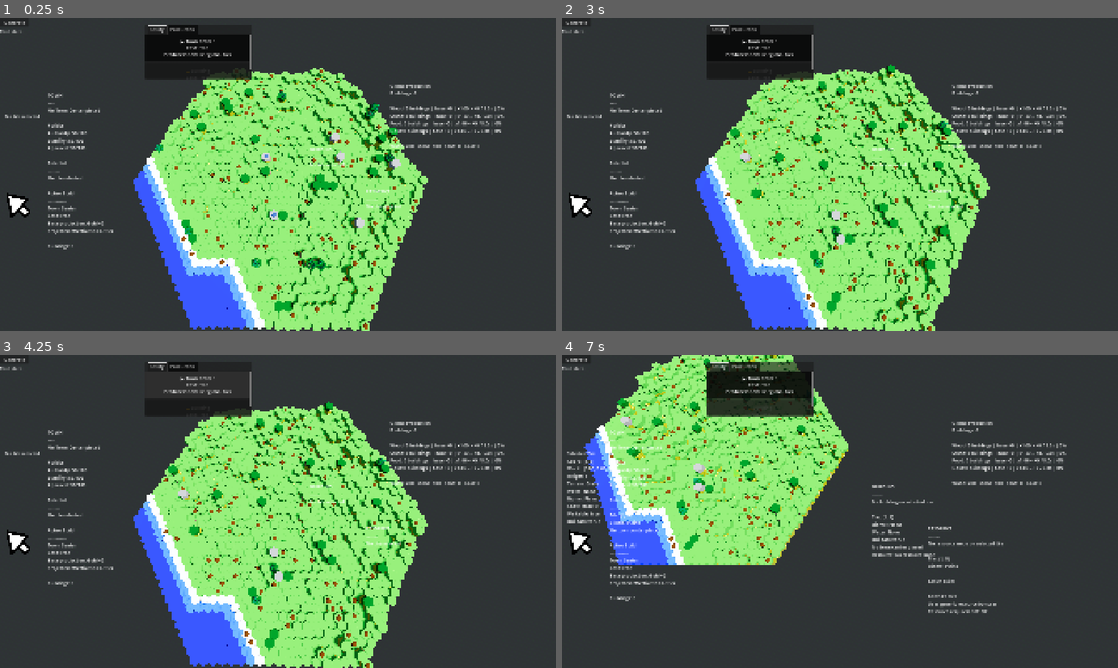
Above: before the commit, frames 1-4 (two rows, left to right).
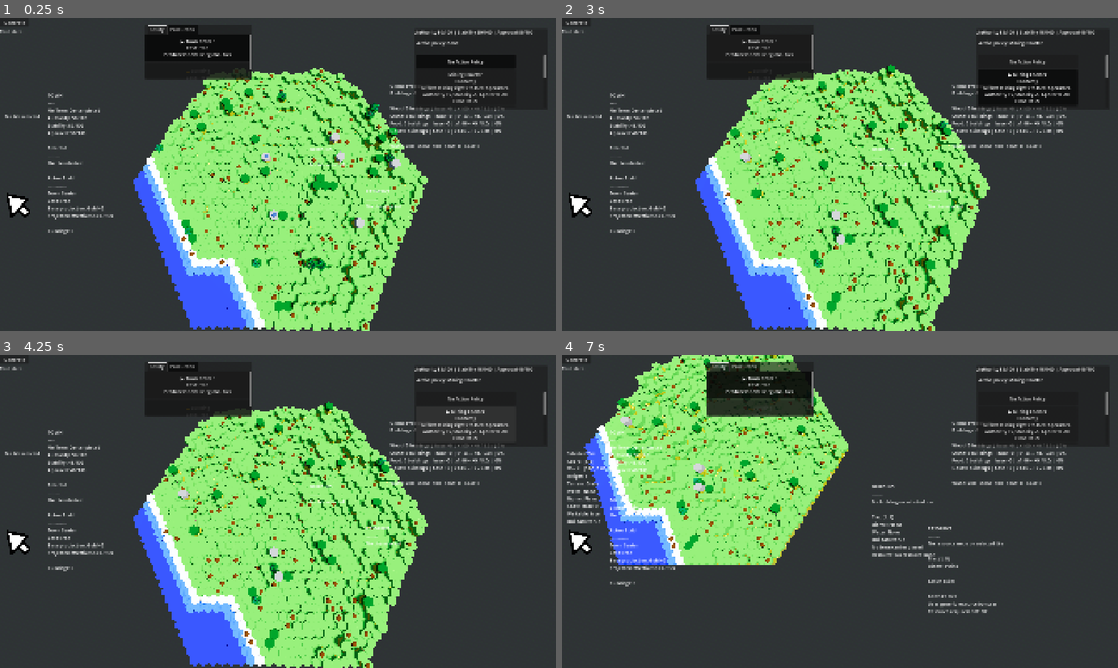
Above: after the commit, the same moments.

Repository: forzinkahd/HexaKingdomGameRepo
Game: Godot game, scene res://Scenes/GameScene.tscn
Two runs of this game, one before a commit and one after it. Both use one fixed random seed, a clock stepped at 60 frames per second and the inputs below.
Inputs (mouse positions are in pixels of both pictures, inside the frame that each line leads up to):
- Up to frame 1 (0.25 s): no input
- Up to frame 2 (3 s): click "▶ Town Center Cost: Free Prod…" at 0.5 s; click "Generate" at 1.25 s; click (1029, 61) at 2 s, where only the run after the commit has a clickable "No Active Policy"; click "▶ Town Center Cost: Free Prod…" (after the commit: "Mining Charter Economy Grants…") at 2.75 s
- Up to frame 3 (4.25 s): click "▶ Town Center Cost: Free Prod…" (after the commit: "▶ Mining Charter Economy Gran…") at 3.5 s
- Up to frame 4 (7 s): click "▶ Town Center Cost: Free Prod…" (after the commit: "Expansion Subsidy Expansion S…") at 4.25 s; click "▶ Town Center Cost: Free Prod…" (after the commit: "Local Stewardship Environment…") at 5 s; move the mouse to (762, 389) at 5.77 s; hold D (MoveRight) 5.78-6.53 s; tap 2 (Build) at 5.85, 6.6 s; click (762, 389) at 5.92 s; move the mouse to (728, 527) at 6.52 s; hold S (MoveBackwards) from 6.53 s (still down); click (728, 527) at 6.67 s

The runs differ from the first frame. In frame 1, 2.6% of the frame differs, in the area x 8-99%, y 3-74%; in frame 2, 3.4%; in frame 3, 1.8%; in frame 4, 2.0%.

Commit message:
Simple Policy System

Diff:
--- /dev/null
+++ b/Resources/Policies/ExpansionSubsidy.tres
@@ -0,0 +1,15 @@
+[gd_resource type="Resource" script_class="PolicyDefinitionV2" format=3 uid="uid://bah2e6oqviht"]
+
+[ext_resource type="Script" uid="uid://cuucgi0bcoyyp" path="res://scripts/Gameplay/PlacementV2/policy_definition_v2.gd" id="1_mnepr"]
+
+[resource]
+script = ExtResource("1_mnepr")
+id = &"expansion_subsidy"
+display_name = "Expansion Subsidy"
+description = "Supports production outside the town core."
+category = 2
+authority_delta = -5
+stability_delta = -10
+approval_delta = 5
+minimum_efficiency_bonus = 0.1499999999999999
+minimum_efficiency_radius_delta = 3
--- /dev/null
+++ b/Resources/Policies/LocalStewardship.tres
@@ -0,0 +1,15 @@
+[gd_resource type="Resource" script_class="PolicyDefinitionV2" format=3 uid="uid://b6dp7a42yv43j"]
+
+[ext_resource type="Script" uid="uid://cuucgi0bcoyyp" path="res://scripts/Gameplay/PlacementV2/policy_definition_v2.gd" id="1_lxkvq"]
+
+[resource]
+script = ExtResource("1_lxkvq")
+id = &"local_stewardship"
+display_name = "Local Stewardship"
+description = "Protects forests and local communities.
+"
+category = 3
+stability_delta = 10
+approval_delta = 15
+wood_multiplier = 0.85
+food_multiplier = 1.1
--- /dev/null
+++ b/Resources/Policies/MiningCharter.tres
@@ -0,0 +1,14 @@
+[gd_resource type="Resource" script_class="PolicyDefinitionV2" format=3 uid="uid://8skibpoo0m7f"]
+
+[ext_resource type="Script" uid="uid://cuucgi0bcoyyp" path="res://scripts/Gameplay/PlacementV2/policy_definition_v2.gd" id="1_dua84"]
+
+[resource]
+script = ExtResource("1_dua84")
+id = &"mining_charter"
+display_name = "Mining Charter"
+description = "Grants mining rights to local operators."
+category = 0
+authority_delta = 5
+stability_delta = -5
+approval_delta = -10
+stone_multiplier = 1.25
--- a/Scenes/GameScene.tscn
+++ b/Scenes/GameScene.tscn
@@ -60,7 +60,13 @@
 [ext_resource type="Resource" uid="uid://chilfissi0w11" path="res://Resources/ResourceNodes/fertilesoil_resnode.tres" id="49_btbwo"]
 [ext_resource type="Script" uid="uid://ba3wqdlbprgud" path="res://scripts/Gameplay/PlacementV2/ui_panel_toggle_controller_v2.gd" id="50_btbwo"]
 [ext_resource type="Script" uid="uid://bdykihuri7nl4" path="res://scripts/Gameplay/PlacementV2/ui_panel_toggle_input_bootstrap_v2.gd" id="51_8kd31"]
+[ext_resource type="Script" uid="uid://cx312a1be5u7l" path="res://scripts/Gameplay/PlacementV2/town_politics_manager_v2.gd" id="52_wcenn"]
+[ext_resource type="Script" uid="uid://cuucgi0bcoyyp" path="res://scripts/Gameplay/PlacementV2/policy_definition_v2.gd" id="53_uvgqy"]
+[ext_resource type="Resource" uid="uid://8skibpoo0m7f" path="res://Resources/Policies/MiningCharter.tres" id="54_5jhr0"]
 [ext_resource type="Script" uid="uid://dsbwoexlih7pp" path="res://scripts/Gameplay/PlacementV2/selected_resource_node_info_panel_v2.gd" id="55_8kd31"]
+[ext_resource type="Resource" uid="uid://bah2e6oqviht" path="res://Resources/Policies/ExpansionSubsidy.tres" id="55_aq8tt"]
+[ext_resource type="Resource" uid="uid://b6dp7a42yv43j" path="res://Resources/Policies/LocalStewardship.tres" id="56_me2ev"]
+[ext_resource type="Script" uid="uid://eypynnntxf1m" path="res://scripts/Gameplay/PlacementV2/policy_menu_v2.gd" id="57_p5hnb"]
 
 [sub_resource type="CameraAttributesPractical" id="CameraAttributesPractical_1lvu4"]
 dof_blur_far_enabled = true
@@ -283,6 +289,12 @@
 [node name="UIPanelToggleInputBootstrapV2" type="Node" parent="Builder/GameplayV2" unique_id=461899610]
 script = ExtResource("51_8kd31")
 
+[node name="TownPoliticsManagerV2" type="Node" parent="Builder/GameplayV2" unique_id=894888230 node_paths=PackedStringArray("town_center_manager", "production")]
+script = ExtResource("52_wcenn")
+town_center_manager = NodePath("../TownCenterManagerV2")
+production = NodePath("../WorldProductionV2")
+available_policies = Array[ExtResource("53_uvgqy")]([ExtResource("54_5jhr0"), ExtResource("55_aq8tt"), ExtResource("56_me2ev")])
+
 [node name="UI" type="CanvasLayer" parent="." unique_id=980856356]
 
 [node name="UI" type="Control" parent="UI" unique_id=1213390962]
@@ -348,6 +360,40 @@
 picker = NodePath("../../../Builder/WorldInteraction/WorldTilePicker")
 resource_map = NodePath("../../../Builder/GameplayV2/WorldResourceMapV2")
 placement = NodePath("../../../Builder/GameplayV2/BuildingPlacementV2")
+
+[node name="PolicyPanel" type="Panel" parent="UI/UI" unique_id=1517032758 node_paths=PackedStringArray("politics", "button_container", "status_label", "active_policy_label")]
+layout_mode = 0
+offset_left = 1433.0
+offset_top = 37.0
+offset_right = 1890.0
+offset_bottom = 315.0
+script = ExtResource("57_p5hnb")
+politics = NodePath("../../../Builder/GameplayV2/TownPoliticsManagerV2")
+button_container = NodePath("PolicyScroll/PolicyButtons")
+status_label = NodePath("StatusLabel")
+active_policy_label = NodePath("ActivePolicyLabel")
+
+[node name="StatusLabel" type="Label" parent="UI/UI/PolicyPanel" unique_id=455281784]
+layout_mode = 0
+offset_right = 224.0
+offset_bottom = 29.0
+
+[node name="ActivePolicyLabel" type="Label" parent="UI/UI/PolicyPanel" unique_id=1300192521]
+layout_mode = 0
+offset_left = 6.0
+offset_top = 37.0
+offset_right = 356.0
+offset_bottom = 75.0
+
+[node name="PolicyScroll" type="ScrollContainer" parent="UI/UI/PolicyPanel" unique_id=1156543234]
+layout_mode = 0
+offset_left = 2.0
+offset_top = 90.0
+offset_right = 452.0
+offset_bottom = 275.0
+
+[node name="PolicyButtons" type="VBoxContainer" parent="UI/UI/PolicyPanel/PolicyScroll" unique_id=1911693828]
+layout_mode = 2
 
 [node name="Control" type="Control" parent="." unique_id=1520664124]
 layout_mode = 3
--- /dev/null
+++ b/scripts/Gameplay/PlacementV2/policy_definition_v2.gd
@@ -0,0 +1,101 @@
+class_name PolicyDefinitionV2
+extends Resource
+
+enum PolicyCategory {
+	ECONOMY,
+	LABOR,
+	EXPANSION,
+	ENVIRONMENT,
+	POLITICS
+}
+
+@export var id: StringName = &"policy"
+@export var display_name: String = "Policy"
+@export_multiline var description: String = ""
+@export var category: PolicyCategory = PolicyCategory.POLITICS
+
+@export_group("Status Effects")
+@export_range(-100, 100) var authority_delta: int = 0
+@export_range(-100, 100) var stability_delta: int = 0
+@export_range(-100, 100) var approval_delta: int = 0
+
+@export_group("Production Multipliers")
+@export_range(0.0, 5.0) var wood_multiplier: float = 1.0
+@export_range(0.0, 5.0) var stone_multiplier: float = 1.0
+@export_range(0.0, 5.0) var food_multiplier: float = 1.0
+@export_range(0.0, 5.0) var gold_multiplier: float = 1.0
+
+@export_group("Town Influence")
+@export_range(-1.0, 1.0) var minimum_efficiency_bonus: float = 0.0
+@export_range(-16, 16) var full_efficiency_radius_delta: int = 0
+@export_range(-16, 16) var minimum_efficiency_radius_delta: int = 0
+
+
+func status_summary() -> String:
+	var parts: Array[String] = []
+
+	if authority_delta != 0:
+		parts.append("Authority %+d" % [authority_delta])
+	if stability_delta != 0:
+		parts.append("Stability %+d" % [stability_delta])
+	if approval_delta != 0:
+		parts.append("Approval %+d" % [approval_delta])
+
+	if parts.is_empty():
+		return "No status change"
+
+	return ", ".join(parts)
+
+
+func production_summary() -> String:
+	var parts: Array[String] = []
+
+	if not is_equal_approx(wood_multiplier, 1.0):
+		parts.append("Wood x%.2f" % [wood_multiplier])
+	if not is_equal_approx(stone_multiplier, 1.0):
+		parts.append("Stone x%.2f" % [stone_multiplier])
+	if not is_equal_approx(food_multiplier, 1.0):
+		parts.append("Food x%.2f" % [food_multiplier])
+	if not is_equal_approx(gold_multiplier, 1.0):
+		parts.append("Gold x%.2f" % [gold_multiplier])
+
+	if parts.is_empty():
+		return "No production change"
+
+	return ", ".join(parts)
+
+
+func influence_summary() -> String:
+	var parts: Array[String] = []
+
+	if not is_equal_approx(minimum_efficiency_bonus, 0.0):
+		parts.append("Minimum efficiency %+d%%" % [int(round(minimum_efficiency_bonus * 100.0))])
+	if full_efficiency_radius_delta != 0:
+		parts.append("Full radius %+d" % [full_efficiency_radius_delta])
+	if minimum_efficiency_radius_delta != 0:
+		parts.append("Falloff radius %+d" % [minimum_efficiency_radius_delta])
+
+	if parts.is_empty():
+		return "No influence change"
+
+	return ", ".join(parts)
+
+
+func full_summary() -> String:
+	return "%s\n%s\n%s" % [status_summary(), production_summary(), influence_summary()]
+
+
+static func category_name(value: int) -> String:
+	match value:
+		PolicyCategory.ECONOMY:
+			return "Economy"
+		PolicyCategory.LABOR:
+			return "Labor"
+		PolicyCategory.EXPANSION:
+			return "Expansion"
+		PolicyCategory.ENVIRONMENT:
+			return "Environment"
+		PolicyCategory.POLITICS:
+			return "Politics"
+		_:
+			return "Unknown"
--- /dev/null
+++ b/scripts/Gameplay/PlacementV2/policy_menu_button_v2.gd
@@ -0,0 +1,74 @@
+class_name PolicyMenuButtonV2
+extends Button
+
+signal policy_pressed(policy: PolicyDefinitionV2)
+
+@export var selected_prefix: String = "▶ "
+@export var show_description: bool = true
+@export var show_effects: bool = true
+
+var policy: PolicyDefinitionV2
+var selected: bool = false
+
+
+func setup(source_policy: PolicyDefinitionV2) -> void:
+	policy = source_policy
+	mouse_filter = Control.MOUSE_FILTER_STOP
+	focus_mode = Control.FOCUS_NONE
+	toggle_mode = true
+	_update_text()
+
+
+func set_selected(value: bool) -> void:
+	selected = value
+	button_pressed = selected
+	_update_text()
+
+
+func _ready() -> void:
+	mouse_filter = Control.MOUSE_FILTER_STOP
+	focus_mode = Control.FOCUS_NONE
+	toggle_mode = true
+
+	if not pressed.is_connected(_on_pressed):
+		pressed.connect(_on_pressed)
+
+	_update_text()
+
+
+func _on_pressed() -> void:
+	if policy == null:
+		return
+
+	policy_pressed.emit(policy)
+
+
+func _update_text() -> void:
+	if policy == null:
+		text = "Missing Policy"
+		disabled = true
+		return
+
+	disabled = false
+
+	var lines: Array[String] = []
+	var title := policy.display_name
+
+	if selected:
+		title = selected_prefix + title
+
+	lines.append(title)
+	lines.append(PolicyDefinitionV2.category_name(policy.category))
+
+	if show_description and policy.description != "":
+		lines.append(policy.description)
+
+	if show_effects:
+		lines.append(policy.status_summary())
+		lines.append(policy.production_summary())
+
+	var influence := policy.influence_summary()
+	if influence != "No influence change":
+		lines.append(influence)
+
+	text = "\n".join(lines)
--- /dev/null
+++ b/scripts/Gameplay/PlacementV2/policy_menu_v2.gd
@@ -0,0 +1,148 @@
+class_name PolicyMenuV2
+extends Control
+
+@export var politics: TownPoliticsManagerV2
+@export var button_container: Container
+@export var button_scene: PackedScene
+
+@export_group("Display")
+@export var status_label: Label
+@export var active_policy_label: Label
+@export var fallback_button_min_size: Vector2 = Vector2(260.0, 120.0)
+@export var show_clear_policy_button: bool = true
+
+var _buttons_by_policy: Dictionary = {}
+var _clear_button: Button
+
+
+func _ready() -> void:
+	mouse_filter = Control.MOUSE_FILTER_STOP
+
+	if politics == null:
+		politics = get_node_or_null("../TownPoliticsManagerV2") as TownPoliticsManagerV2
+
+	#if button_container == null:
+		#button_container = self as Container
+
+	if button_container != null:
+		button_container.mouse_filter = Control.MOUSE_FILTER_PASS
+
+	if politics != null:
+		if not politics.active_policy_changed.is_connected(_on_active_policy_changed):
+			politics.active_policy_changed.connect(_on_active_policy_changed)
+
+		if not politics.politics_changed.is_connected(_refresh_status):
+			politics.politics_changed.connect(_refresh_status)
+
+	_rebuild_buttons()
+	_refresh_status()
+	_update_selected_buttons()
+
+
+func _gui_input(event: InputEvent) -> void:
+	if event is InputEventMouseButton:
+		accept_event()
+
+
+func _rebuild_buttons() -> void:
+	if button_container == null:
+		push_warning("PolicyMenuV2: missing button_container.")
+		return
+
+	for child in button_container.get_children():
+		child.queue_free()
+
+	_buttons_by_policy.clear()
+
+	if show_clear_policy_button:
+		_clear_button = Button.new()
+		_clear_button.text = "No Active Policy"
+		_clear_button.custom_minimum_size = Vector2(fallback_button_min_size.x, 48.0)
+		_clear_button.mouse_filter = Control.MOUSE_FILTER_STOP
+		_clear_button.toggle_mode = true
+
+		if not _clear_button.pressed.is_connected(_on_clear_policy_pressed):
+			_clear_button.pressed.connect(_on_clear_policy_pressed)
+
+		button_container.add_child(_clear_button)
+
+	if politics == null:
+		return
+
+	for policy in politics.available_policies:
+		if policy == null:
+			continue
+
+		var button := _create_policy_button(policy)
+		button_container.add_child(button)
+		_buttons_by_policy[policy] = button
+
+
+func _create_policy_button(policy: PolicyDefinitionV2) -> PolicyMenuButtonV2:
+	var button: PolicyMenuButtonV2 = null
+
+	if button_scene != null:
+		button = button_scene.instantiate() as PolicyMenuButtonV2
+
+	if button == null:
+		button = PolicyMenuButtonV2.new()
+		button.custom_minimum_size = fallback_button_min_size
+		button.size_flags_horizontal = Control.SIZE_EXPAND_FILL
+
+	button.setup(policy)
+
+	if not button.policy_pressed.is_connected(_on_policy_pressed):
+		button.policy_pressed.connect(_on_policy_pressed)
+
+	return button
+
+
+func _on_policy_pressed(policy: PolicyDefinitionV2) -> void:
+	if politics == null:
+		return
+
+	politics.set_active_policy(policy)
+
+
+func _on_clear_policy_pressed() -> void:
+	if politics == null:
+		return
+
+	politics.clear_active_policy()
+
+
+func _on_active_policy_changed(_policy: PolicyDefinitionV2) -> void:
+	_update_selected_buttons()
+	_refresh_status()
+
+
+func _update_selected_buttons() -> void:
+	if politics == null:
+		return
+
+	var active := politics.get_active_policy()
+
+	if _clear_button != null:
+		_clear_button.button_pressed = active == null
+
+	for policy in _buttons_by_policy.keys():
+		var button := _buttons_by_policy[policy] as PolicyMenuButtonV2
+
+		if button != null:
+			button.set_selected(policy == active)
+
+
+func _refresh_status(_arg = null) -> void:
+	if politics == null:
+		if status_label != null:
+			status_label.text = "Politics missing"
+		return
+
+	if status_label != null:
+		status_label.text = politics.get_status_summary()
+
+	if active_policy_label != null:
+		if politics.active_policy == null:
+			active_policy_label.text = "Active policy: none"
+		else:
+			active_policy_label.text = "Active policy: %s" % [politics.active_policy.display_name]
--- a/scripts/Gameplay/PlacementV2/town_info_panel_v2.gd
+++ b/scripts/Gameplay/PlacementV2/town_info_panel_v2.gd
@@ -10,6 +10,8 @@
 @export_group("Display")
 @export var refresh_seconds: float = 0.25
 @export var show_politics_placeholder: bool = true
+
+@export var politics: TownPoliticsManagerV2
 
 var selected_tile: WorldTile
 var selected_visual_node: Node3D
@@ -32,6 +34,12 @@
 
 	if placement != null and not placement.placement_changed.is_connected(_on_placement_changed):
 		placement.placement_changed.connect(_on_placement_changed)
+
+	if politics != null:
+		if not politics.active_policy_changed.is_connected(_refresh):
+			politics.active_policy_changed.connect(_refresh)
+		if not politics.politics_changed.is_connected(_refresh):
+			politics.politics_changed.connect(_refresh)
 
 	_refresh()
 
@@ -74,9 +82,10 @@
 
 	lines.append(town_center_manager.get_town_summary())
 
-	if show_politics_placeholder:
-		lines.append("")
-		lines.append("Politics")
+	if politics != null:
+		lines.append(politics.get_status_summary())
+		lines.append(politics.get_policy_summary())
+	else:
 		lines.append("Authority: %d/100" % [town_center_manager.authority])
 		lines.append("Stability: %d/100" % [town_center_manager.stability])
 		lines.append("Approval: %d/100" % [town_center_manager.approval])
--- /dev/null
+++ b/scripts/Gameplay/PlacementV2/town_politics_manager_v2.gd
@@ -0,0 +1,164 @@
+class_name TownPoliticsManagerV2
+extends Node
+
+signal active_policy_changed(policy: PolicyDefinitionV2)
+signal politics_changed
+
+@export var town_center_manager: TownCenterManagerV2
+@export var production: WorldProductionV2
+@export var available_policies: Array[PolicyDefinitionV2] = []
+
+@export_group("Base Political Status")
+@export_range(0, 100) var base_authority: int = 50
+@export_range(0, 100) var base_stability: int = 50
+@export_range(0, 100) var base_approval: int = 50
+
+@export_group("Base Town Influence")
+@export_range(0.0, 1.0) var base_minimum_efficiency: float = 0.35
+@export_range(0, 64) var base_full_efficiency_radius: int = 4
+@export_range(1, 128) var base_minimum_efficiency_radius: int = 14
+
+@export var apply_base_values_on_ready: bool = true
+@export var clear_policy_on_missing_town_center: bool = false
+
+var active_policy: PolicyDefinitionV2
+
+
+func _ready() -> void:
+	if town_center_manager == null:
+		town_center_manager = get_node_or_null("../TownCenterManagerV2") as TownCenterManagerV2
+
+	if production == null:
+		production = get_node_or_null("../WorldProductionV2") as WorldProductionV2
+
+	if town_center_manager != null and not town_center_manager.town_center_changed.is_connected(_on_town_center_changed):
+		town_center_manager.town_center_changed.connect(_on_town_center_changed)
+
+	if apply_base_values_on_ready:
+		_apply_current_policy_effects()
+
+
+func set_active_policy(policy: PolicyDefinitionV2) -> void:
+	if active_policy == policy:
+		return
+
+	active_policy = policy
+	_apply_current_policy_effects()
+	active_policy_changed.emit(active_policy)
+	politics_changed.emit()
+
+
+func clear_active_policy() -> void:
+	set_active_policy(null)
+
+
+func get_active_policy() -> PolicyDefinitionV2:
+	return active_policy
+
+
+func has_active_policy() -> bool:
+	return active_policy != null
+
+
+func get_policy_by_id(policy_id: StringName) -> PolicyDefinitionV2:
+	for policy in available_policies:
+		if policy != null and policy.id == policy_id:
+			return policy
+
+	return null
+
+
+func get_status_summary() -> String:
+	return "Authority %d/100 | Stability %d/100 | Approval %d/100" % [
+		get_authority(), get_stability(), get_approval()
+	]
+
+
+func get_policy_summary() -> String:
+	if active_policy == null:
+		return "No active policy"
+
+	return "%s: %s" % [active_policy.display_name, active_policy.production_summary()]
+
+
+func get_authority() -> int:
+	var delta := 0
+	if active_policy != null:
+		delta = active_policy.authority_delta
+
+	return clampi(base_authority + delta, 0, 100)
+
+
+func get_stability() -> int:
+	var delta := 0
+	if active_policy != null:
+		delta = active_policy.stability_delta
+
+	return clampi(base_stability + delta, 0, 100)
+
+
+func get_approval() -> int:
+	var delta := 0
+	if active_policy != null:
+		delta = active_policy.approval_delta
+
+	return clampi(base_approval + delta, 0, 100)
+
+
+func _on_town_center_changed(town_center: PlacedBuildingV2) -> void:
+	if town_center == null and clear_policy_on_missing_town_center:
+		clear_active_policy()
+	else:
+		_apply_current_policy_effects()
+
+
+func _apply_current_policy_effects() -> void:
+	_apply_status_effects()
+	_apply_production_effects()
+	_apply_town_influence_effects()
+
+
+func _apply_status_effects() -> void:
+	if town_center_manager == null:
+		return
+
+	town_center_manager.authority = get_authority()
+	town_center_manager.stability = get_stability()
+	town_center_manager.approval = get_approval()
+
+
+func _apply_production_effects() -> void:
+	if production == null:
+		return
+
+	if active_policy == null:
+		production.set_policy_multipliers(1.0, 1.0, 1.0, 1.0)
+		return
+
+	production.set_policy_multipliers(
+		active_policy.wood_multiplier,
+		active_policy.stone_multiplier,
+		active_policy.food_multiplier,
+		active_policy.gold_multiplier
+	)
+
+
+func _apply_town_influence_effects() -> void:
+	if town_center_manager == null:
+		return
+
+	var min_efficiency := base_minimum_efficiency
+	var full_radius := base_full_efficiency_radius
+	var minimum_radius := base_minimum_efficiency_radius
+
+	if active_policy != null:
+		min_efficiency += active_policy.minimum_efficiency_bonus
+		full_radius += active_policy.full_efficiency_radius_delta
+		minimum_radius += active_policy.minimum_efficiency_radius_delta
+
+	town_center_manager.minimum_efficiency = clamp(min_efficiency, 0.0, 1.0)
+	town_center_manager.full_efficiency_radius = max(0, full_radius)
+	town_center_manager.minimum_efficiency_radius = max(
+		town_center_manager.full_efficiency_radius + 1,
+		minimum_radius
+	)
--- a/scripts/Gameplay/PlacementV2/world_production_v2.gd
+++ b/scripts/Gameplay/PlacementV2/world_production_v2.gd
@@ -27,6 +27,12 @@
 @export_range(0.0, 100.0) var food_multiplier: float = 1.0
 @export_range(0.0, 100.0) var gold_multiplier: float = 1.0
 
+@export_group("Policy Multipliers")
+@export_range(0.0, 100.0) var policy_wood_multiplier: float = 1.0
+@export_range(0.0, 100.0) var policy_stone_multiplier: float = 1.0
+@export_range(0.0, 100.0) var policy_food_multiplier: float = 1.0
+@export_range(0.0, 100.0) var policy_gold_multiplier: float = 1.0
+
 var _production_buildings: Array[PlacedBuildingV2] = []
 var _resource_progress: Dictionary = {}
 
@@ -57,6 +63,52 @@
 	_tick_resource(BuildingDefinition.ProducedResource.GOLD, delta)
 
 
+func set_policy_multipliers(wood: float, stone: float, food: float, gold: float) -> void:
+	policy_wood_multiplier = maxf(0.0, wood)
+	policy_stone_multiplier = maxf(0.0, stone)
+	policy_food_multiplier = maxf(0.0, food)
+	policy_gold_multiplier = maxf(0.0, gold)
+
+	productivity_changed.emit(BuildingDefinition.ProducedResource.WOOD, get_productivity_multiplier(BuildingDefinition.ProducedResource.WOOD))
+	productivity_changed.emit(BuildingDefinition.ProducedResource.STONE, get_productivity_multiplier(BuildingDefinition.ProducedResource.STONE))
+	productivity_changed.emit(BuildingDefinition.ProducedResource.FOOD, get_productivity_multiplier(BuildingDefinition.ProducedResource.FOOD))
+	productivity_changed.emit(BuildingDefinition.ProducedResource.GOLD, get_productivity_multiplier(BuildingDefinition.ProducedResource.GOLD))
+
+func _get_base_productivity_multiplier(resource: BuildingDefinition.ProducedResource) -> float:
+	match resource:
+		BuildingDefinition.ProducedResource.WOOD:
+			return wood_multiplier
+		BuildingDefinition.ProducedResource.STONE:
+			return stone_multiplier
+		BuildingDefinition.ProducedResource.FOOD:
+			return food_multiplier
+		BuildingDefinition.ProducedResource.GOLD:
+			return gold_multiplier
+		_:
+			return 0.0
+
+func _get_policy_productivity_multiplier(resource: BuildingDefinition.ProducedResource) -> float:
+	match resource:
+		BuildingDefinition.ProducedResource.WOOD:
+			return policy_wood_multiplier
+		BuildingDefinition.ProducedResource.STONE:
+			return policy_stone_multiplier
+		BuildingDefinition.ProducedResource.FOOD:
+			return policy_food_multiplier
+		BuildingDefinition.ProducedResource.GOLD:
+			return policy_gold_multiplier
+		_:
+			return 1.0
+
+# Replace your existing get_productivity_multiplier() with this:
+func get_productivity_multiplier(resource: BuildingDefinition.ProducedResource) -> float:
+	return _get_base_productivity_multiplier(resource) * _get_policy_productivity_multiplier(resource)
+
+# Replace add_productivity_multiplier() with this, so future tech/progression modifies the base multiplier:
+func add_productivity_multiplier(resource: BuildingDefinition.ProducedResource, additive_bonus: float) -> void:
+	set_productivity_multiplier(resource, _get_base_productivity_multiplier(resource) + additive_bonus)
+
+
 func register_building(building: PlacedBuildingV2) -> void:
 	if building == null:
 		return
@@ -109,8 +161,8 @@
 
 	productivity_changed.emit(resource, multiplier)
 
-
-func add_productivity_multiplier(resource: BuildingDefinition.ProducedResource, additive_bonus: float) -> void:
+# DEPRECATED
+"""func add_productivity_multiplier(resource: BuildingDefinition.ProducedResource, additive_bonus: float) -> void:
 	set_productivity_multiplier(resource, get_productivity_multiplier(resource) + additive_bonus)
 
 
@@ -125,7 +177,7 @@
 		BuildingDefinition.ProducedResource.GOLD:
 			return gold_multiplier
 		_:
-			return 0.0
+			return 0.0"""
 
 
 func get_tick_interval(resource: BuildingDefinition.ProducedResource) -> float:
Not shown, added: scripts/Gameplay/PlacementV2/policy_definition_v2.gd.uid
Not shown, added: scripts/Gameplay/PlacementV2/policy_menu_button_v2.gd.uid
Not shown, added: scripts/Gameplay/PlacementV2/policy_menu_v2.gd.uid
Not shown, added: scripts/Gameplay/PlacementV2/town_politics_manager_v2.gd.uid
